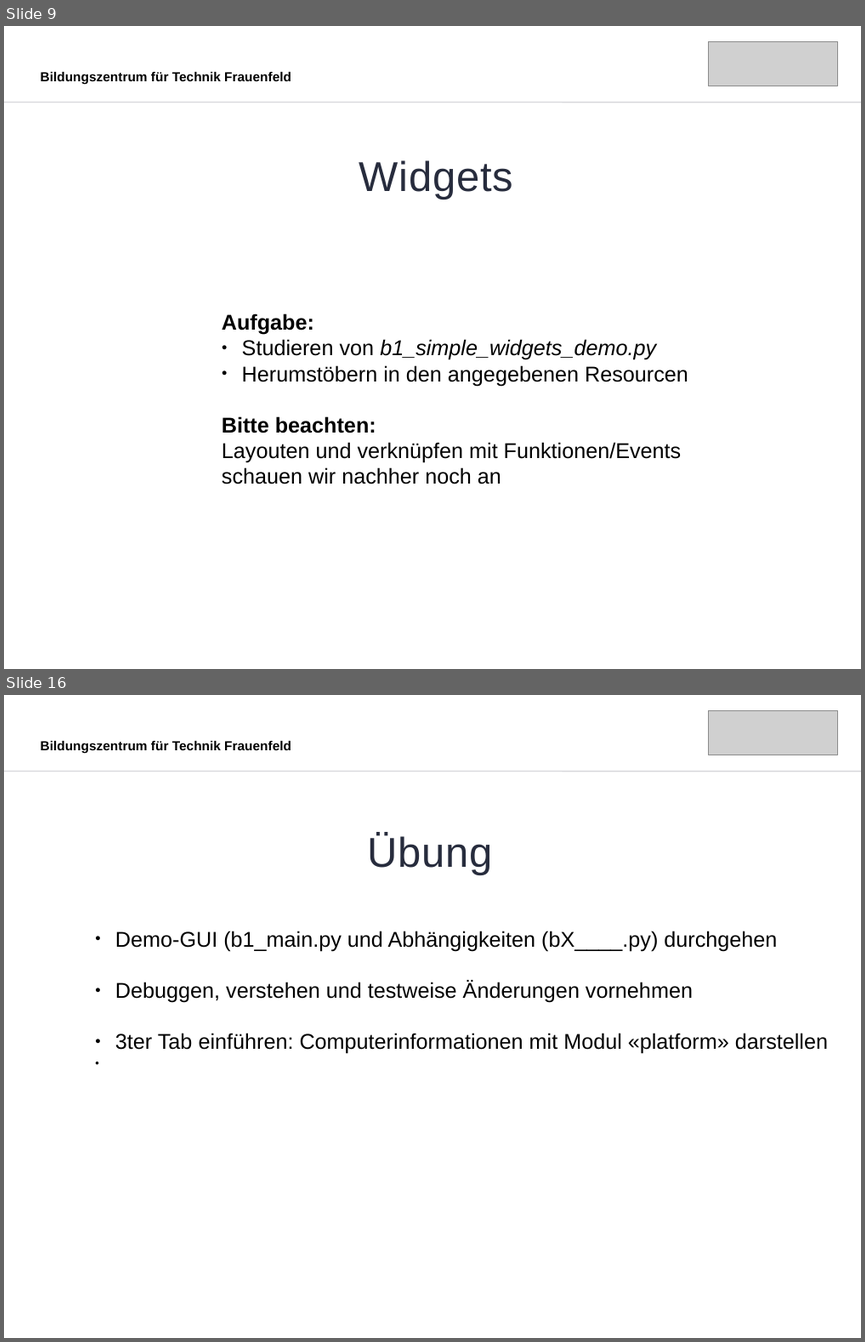
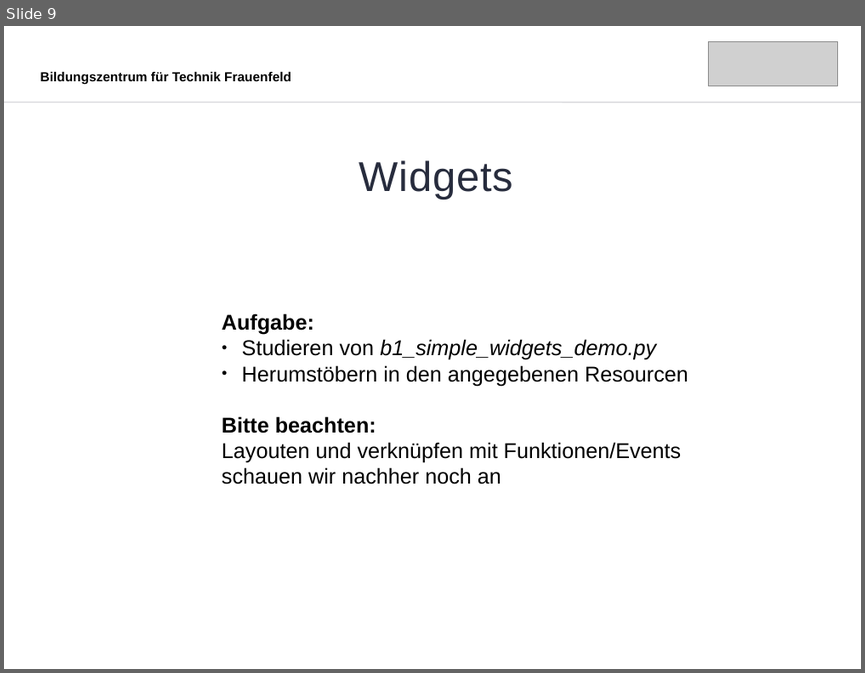
Before and after one commit to MicCalo/Applikationsentwicklung, a slide deck: Tag 9/Slides.odp. Shown one above the other, each under a label of ours: slides 9 and 16 before the commit, slide 9 after it; the slides between them are not shown. The pictures are 865x1342 and 865x673 pixels, drawn with LibreOffice and Linux fonts; fonts in the diff are those of the drawing; grey boxes stand for pictures. Boxes give left, top, right and bottom in pixels: in the first picture for what was removed or moved away, otherwise in the second. Text is boxed around its words. In the diff, an @@ line names an element or a change of style, - is before the commit and + after.

```diff
--- a/Tag 9/Slides.odp
+++ b/Tag 9/Slides.odp
@@ slide 16 removed at bbox=[4, 695, 861, 1338], background #FFFFFF @@
@@ picture removed at bbox=[709, 710, 838, 755] @@
@@ text removed at bbox=[41, 741, 291, 754] @@
-Bildungszentrum für Technik Frauenfeld
@@ line removed from (4, 771) to (861, 771) @@
@@ text removed at bbox=[367, 834, 492, 875] @@
-Übung
@@ text removed at bbox=[115, 930, 828, 1054] @@
-● Demo-GUI (b1_main.py und Abhängigkeiten (bX____.py) durchgehen
-● Debuggen, verstehen und testweise Änderungen vornehmen
-● 3ter Tab einführen: Computerinformationen mit Modul «platform» darstellen
```
Also in this commit, not shown: 1 slide changed, 6 other slides removed, 11 other files.
